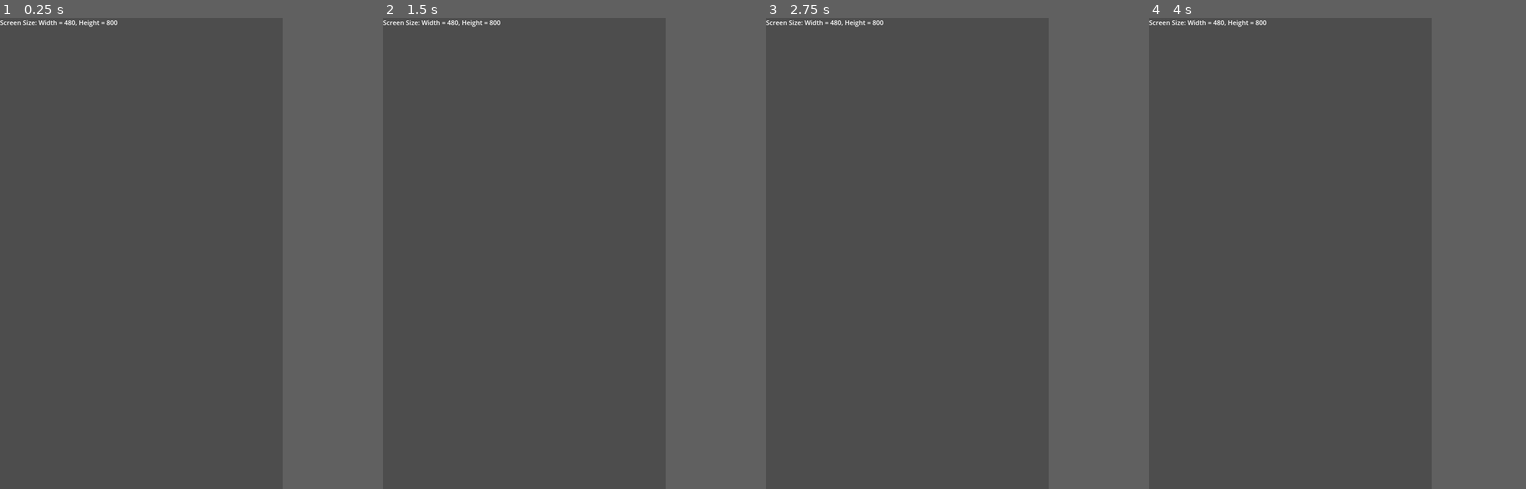
Above: before the commit, frames 1-4 (left to right).
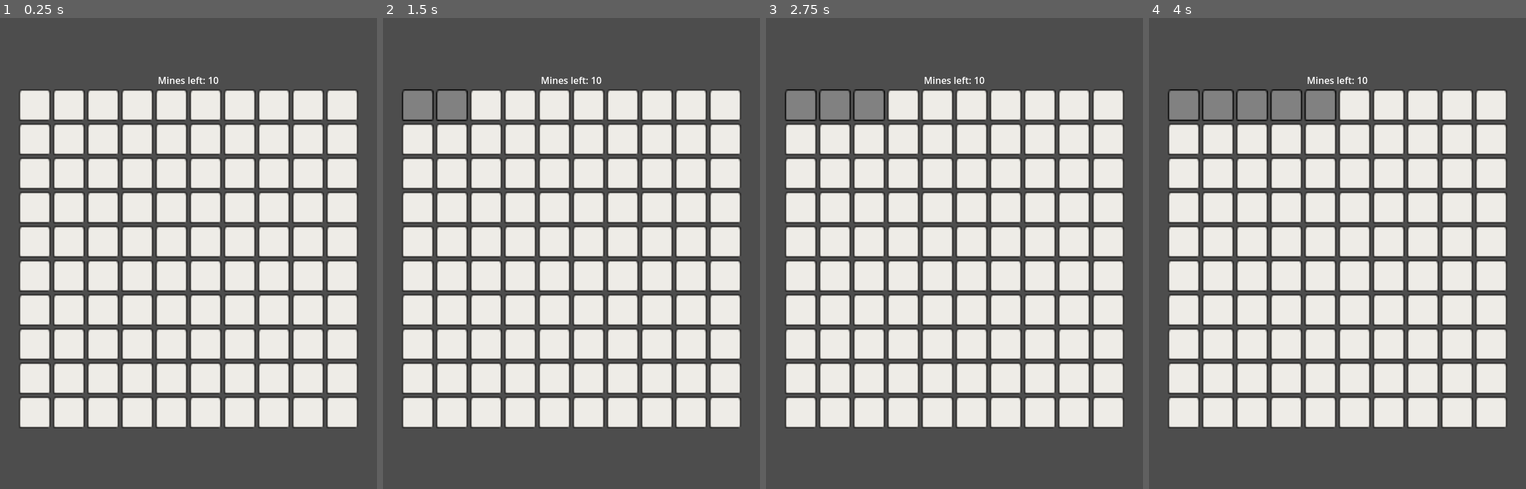
Above: after the commit, the same moments.

Repository: MuxauJI/godot_project
Game: Godot game, scene res://custom_button/button_scene.tscn
Two runs of this game, one before a commit and one after it. Both use one fixed random seed, a clock stepped at 60 frames per second and the inputs below. Before the commit the project starts from res://Main.tscn.
Inputs (mouse positions are in pixels of both pictures, inside the frame that each line leads up to):
- Up to frame 1 (0.25 s): no input
- Up to frame 2 (1.5 s): click (409, 102) at 0.52 s; click (435, 102) at 1.27 s
- Up to frame 3 (2.75 s): click (845, 102) at 2.02 s
- Up to frame 4 (4 s): click (1250, 102) at 2.77 s; click (1277, 102) at 3.52 s
In our replay, the window is 480x800 before the commit and 640x800 after it. These sizes can differ from the game's own. Grey fills any space a smaller window leaves; there, only what the larger window draws over its background counts as a difference.

The runs differ from the first frame. In frame 1, 53% of the frame differs, in the area x 0-95%, y 0-88%; in frame 2, 53%; in frame 3, 53%; in frame 4, 53%.

Commit message:
testing apk build

Diff:
--- /dev/null
+++ b/Main.gd
@@ -0,0 +1,18 @@
+extends Node2D
+
+var window_size = Vector2()
+# Called when the node enters the scene tree for the first time.
+func _ready():
+	get_viewport().connect("size_changed", Callable(self, "_on_size_changed"))
+	_on_size_changed()
+	pass # Replace with function body.
+
+func _on_size_changed():
+	# Получаем размеры окна
+	window_size = get_viewport().size
+	#self.scale = window_size
+	print("x=%d y=%d" % [window_size.x, window_size.y])
+
+# Called every frame. 'delta' is the elapsed time since the previous frame.
+func _process(delta):
+	pass
--- a/Main.tscn
+++ b/Main.tscn
@@ -1,7 +1,23 @@
-[gd_scene load_steps=2 format=3 uid="uid://711bojlm5bsc"]
+[gd_scene load_steps=4 format=3 uid="uid://711bojlm5bsc"]
 
+[ext_resource type="Script" path="res://Main.gd" id="1_6baro"]
 [ext_resource type="PackedScene" uid="uid://cdvombqmcrj23" path="res://labels/label_scene.tscn" id="1_rvequ"]
+[ext_resource type="PackedScene" uid="uid://c5fw7h482lywq" path="res://custom_button/button_scene.tscn" id="2_23ik8"]
 
 [node name="Main" type="Node2D"]
+script = ExtResource("1_6baro")
 
 [node name="label_scene" parent="." instance=ExtResource("1_rvequ")]
+
+[node name="CenterContainer" parent="." instance=ExtResource("2_23ik8")]
+anchors_preset = 0
+anchor_left = 0.0
+anchor_top = 0.0
+anchor_right = 0.0
+anchor_bottom = 0.0
+offset_left = 0.0
+offset_top = 0.0
+offset_right = 639.0
+offset_bottom = 792.0
+grow_horizontal = 1
+grow_vertical = 1
--- a/custom_button/button_scene.gd
+++ b/custom_button/button_scene.gd
@@ -1,17 +1,29 @@
 extends VBoxContainer
 
-const grid_cell_count = 13
-const grid_cell_size = 32
+var grid_cell_count = 10
 var mines_count = 10
 var mines_field = []
-var grid_size = Vector2(grid_cell_count, grid_cell_count)
-var cell_size = Vector2(grid_cell_size, grid_cell_size)
+var grid_cell_size = 0
+var grid_size = Vector2.ZERO
+var cell_size = Vector2.ZERO
 var stretch = TextureButton.STRETCH_SCALE
+
+func _init():
+	pass
+
 # Called when the node enters the scene tree for the first time.
 func _ready():
+	get_sizes()
 	create_label()
 	fill_grid_container()
 	pass # Replace with function body.
+
+func get_sizes():
+	var screen_size = get_viewport().get_visible_rect().size
+	grid_cell_size = screen_size.x / grid_cell_count - 10
+	grid_size = Vector2(grid_cell_count, grid_cell_count)
+	cell_size = Vector2(grid_cell_size, grid_cell_size)
+
 
 func create_label():
 	var label = Label.new()
--- a/project.godot
+++ b/project.godot
@@ -11,14 +11,15 @@
 [application]
 
 config/name="Custom Button"
-run/main_scene="res://Main.tscn"
+run/main_scene="res://custom_button/button_scene.tscn"
 config/features=PackedStringArray("4.1", "Mobile")
 config/icon="res://icon.svg"
 
 [display]
 
-window/size/viewport_width=480
+window/size/viewport_width=640
 window/size/viewport_height=800
+window/handheld/orientation=1
 
 [rendering]
 
